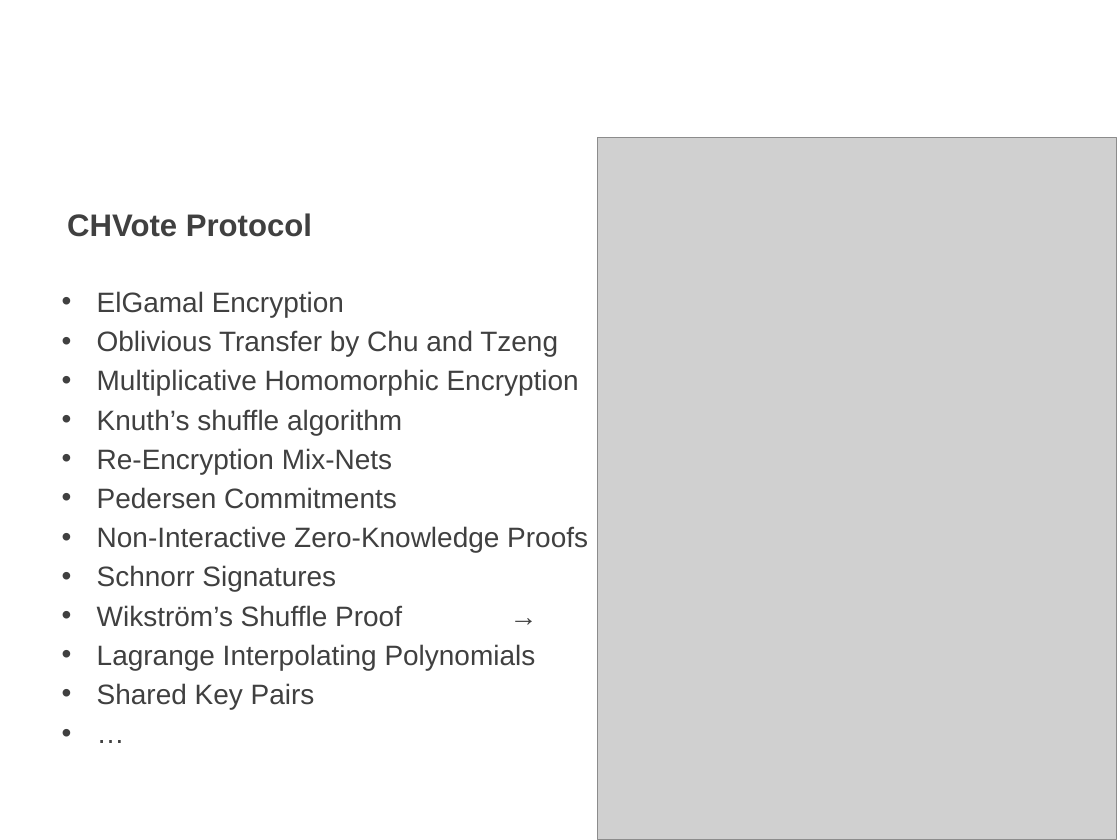
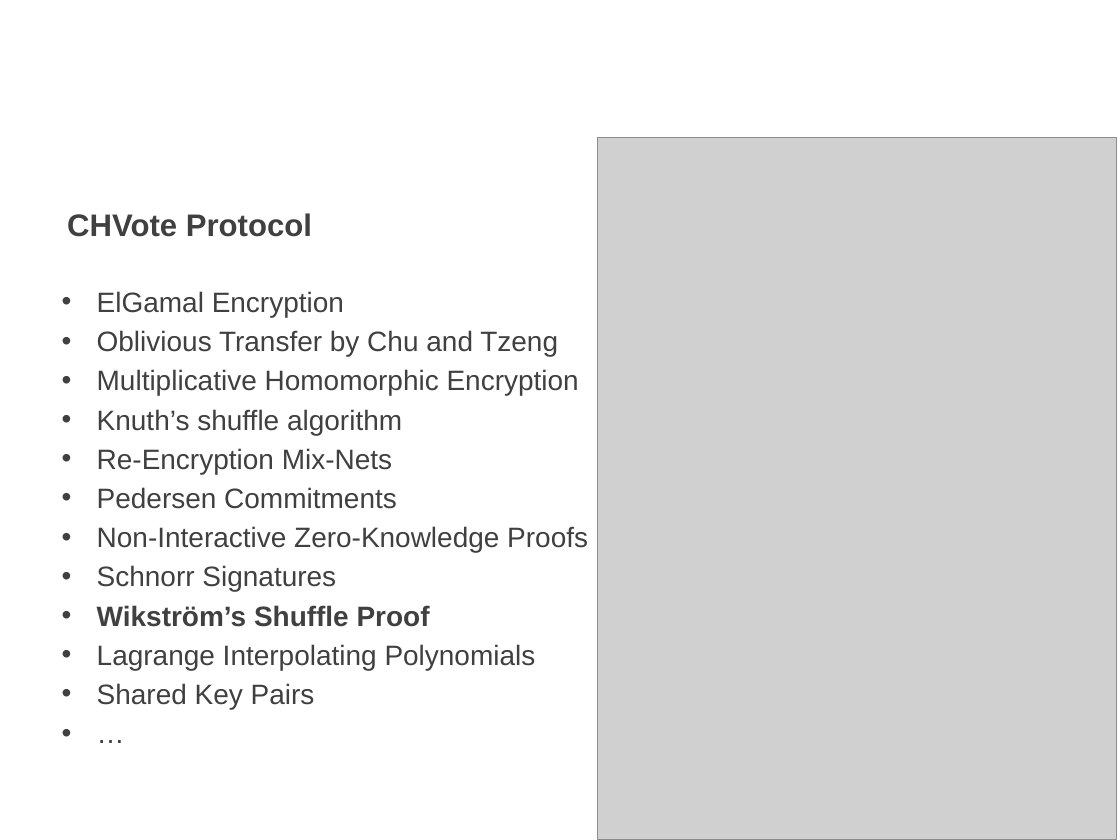
Before and after one commit to nextgenevoting/visualizer, a slide deck: slide 4 of docs/Presentation.pptx. Drawn at 1120x840 pixels with LibreOffice and Linux fonts; fonts in the diff are those of the drawing; grey boxes stand for pictures; background and template pictures are left out. Boxes give left, top, right and bottom in pixels: in the first picture for what was removed or moved away, otherwise in the second. Text is boxed around its words. In the diff, an @@ line names an element or a change of style, - is before the commit and + after.

```diff
--- a/docs/Presentation.pptx
+++ b/docs/Presentation.pptx
@@ text at box(97, 605, 430, 627): text changed; bold on @@
-• Wikström’s Shuffle Proof →
+• Wikström’s Shuffle Proof
```
Also in this commit, not shown: 3 other slides changed, 12 other files.
